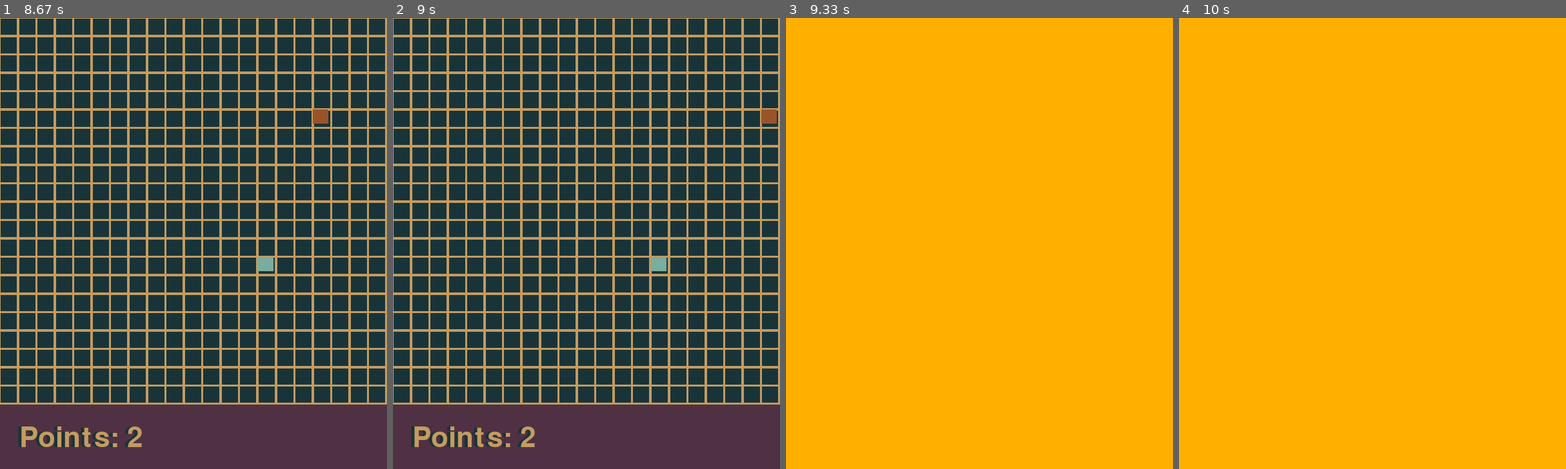
Above: before the commit, frames 1-4 (left to right).
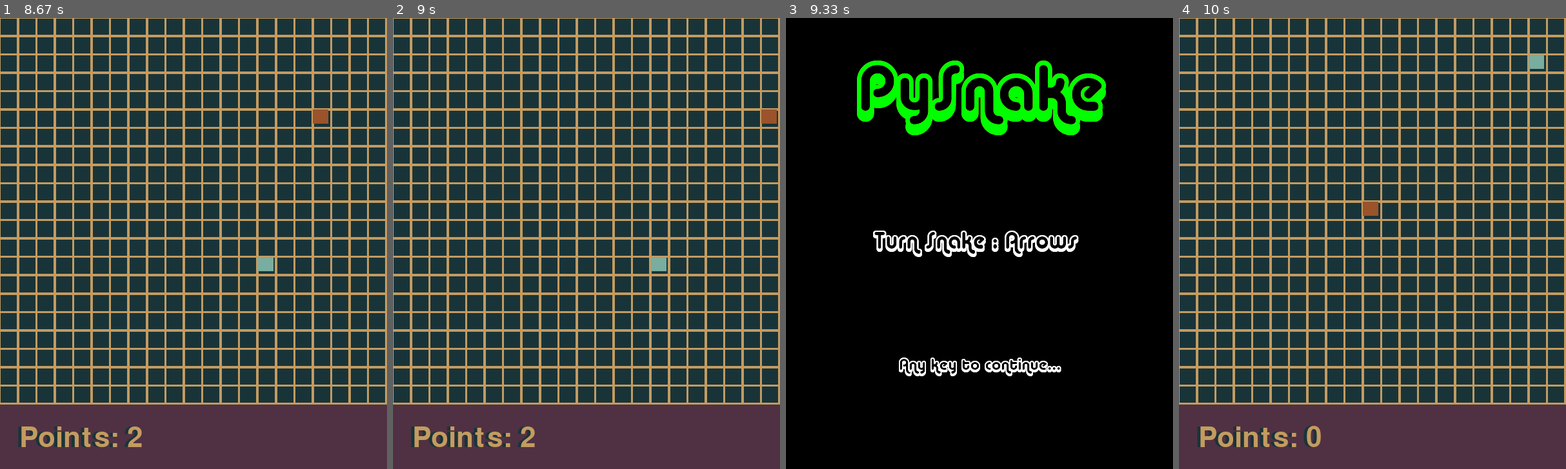
Above: after the commit, the same moments.

Repository: Tello-/Snake-in-Pygame
Game: pygame game, started from __main__.py
Two runs of this game, one before a commit and one after it. Both use one fixed random seed, a clock stepped at 60 frames per second and the inputs below.
Inputs:
- Up to frame 1 (8.67 s): tap Enter at 0.33 s; hold Right 0.67-1.13 s; hold Up 1.17-1.47 s; hold Right 1.5-1.97 s; hold Up 2-2.53 s; hold Left 2.57-2.87 s; hold Down 3.33-3.7 s; hold Right 3.73-4.37 s; hold Down 4.4-4.77 s; hold Left 4.8-5.27 s; hold Right 5.3-5.77 s; hold Up 5.8-6.1 s; hold Right 6.13-6.6 s; hold Left 6.63-7.17 s; hold Down 7.2-7.5 s; hold Left 7.53-7.93 s; hold Up 7.97-8.33 s; hold Right from 8.37 s (still down)
- Up to frame 2 (9 s): keep holding Right
- Up to frame 3 (9.33 s): release Right at 9 s; hold Down from 9.03 s (still down)
- Up to frame 4 (10 s): release Down at 9.4 s

Frames 1-2 are identical in both runs. In frame 3, 100% of the frame differs, in the area x 0-100%, y 0-100%; in frame 4, 100%.

Commit message:
Removed Game Over Scene, can incorp into Play

Diff:
--- a/Engine.py
+++ b/Engine.py
@@ -1,7 +1,7 @@
 import pygame
 from pygame import time
 import config
-from scene import Scene, Splash_Scene, Play_Scene, GameOver_Scene
+from scene import Scene, Splash_Scene, Play_Scene
 
 class Snake_Engine:
     def __init__(self):
@@ -25,7 +25,7 @@
         self._window.fill([0,0,0])
         if len(self._scene_queue) > 0:
             del self._scene_queue[:]
-        self._scene_queue = [(Splash_Scene((config.WINDOW_WIDTH, config.WINDOW_HEIGHT))), (Play_Scene((config.WINDOW_WIDTH, config.WINDOW_HEIGHT))), (GameOver_Scene((config.WINDOW_WIDTH, config.WINDOW_HEIGHT)))]
+        self._scene_queue = [(Splash_Scene((config.WINDOW_WIDTH, config.WINDOW_HEIGHT))), (Play_Scene((config.WINDOW_WIDTH, config.WINDOW_HEIGHT)))]
 
         pygame.display.flip()
 
--- a/scene.py
+++ b/scene.py
@@ -6,7 +6,6 @@
 from pygame import Surface, surface
 
 from pygame import time
-from pygame.constants import WINDOWHIDDEN
 from config import *
 from color import *
 from direction import Direction
@@ -47,15 +46,12 @@
         self.ANYKEY_FONT = pygame.font.Font(logoFontFileName, 25)
         self.LOGO_TEXT = self.LOGO_FONT.render("PySnake", True, LOGO_COLORS[self.LOGO_CURRENT_COLOR])
         self.LOGO_RECT = pygame.Rect(55,20, 0, 0)
-        #self.LOGO_RECT.center = (0,0)
 
         self.CONTROL_TEXT = self.CONTROL_FONT.render("Turn Snake : Arrows", True, [255,255,255] )
         self.CONTROL_RECT = pygame.Rect(80,300, 0, 0)
-        #self.CONTROL_RECT.topleft = (0, WINDOW_HEIGHT * .50)
 
         self.ANYKEY_TEXT = self.ANYKEY_FONT.render("Any key to continue...", True, [255,255,255] )
         self.ANYKEY_RECT = pygame.Rect(120,500, 0, 0)
-        #self.ANYKEY_RECT.topleft = (15, WINDOW_HEIGHT * .65)
 
 
         self.FRAME_SPEED = 8
@@ -341,35 +337,3 @@
                     return True
                 i += 1
             return False
-
-class GameOver_Scene(Scene):
-    def __init__(self, size:tuple, coord:tuple = (0,0)):
-        super().__init__(size, coord)
-
-        self.FRAME_SPEED = 10
-        self.BG_WIDTH = size[0]
-        self.BG_HEIGHT = size[1]
-        self._BG_LAYER = pygame.Surface((self.BG_WIDTH, self.BG_HEIGHT))
-
-        self._initGameOverBG(GO_BG_COLOR, self._BG_LAYER)
-
-    def _process_input(self):
-        for event in pygame.event.get():
-            if event.type == pygame.QUIT:
-                self._shouldQuit = True
-                quit() # for now for debugging purposes later encapsulate
-    def _update_state(self)->bool:
-        pass
-    def _render_scene(self, window:Surface):
-        window.blit(self._BG_LAYER, (0,0))
-        pygame.display.flip()
-    def _end_scene(self):
-        pass
-    def _desired_frame_speed(self) -> int:
-        return self.FRAME_SPEED
-
-    def _initGameOverBG(self, rgb, surface):
-        pygame.draw.rect(surface, rgb, [0, 0, self.BG_WIDTH, self.BG_HEIGHT], 0)
-
-    def _initGameOverText(self):
-        pass
